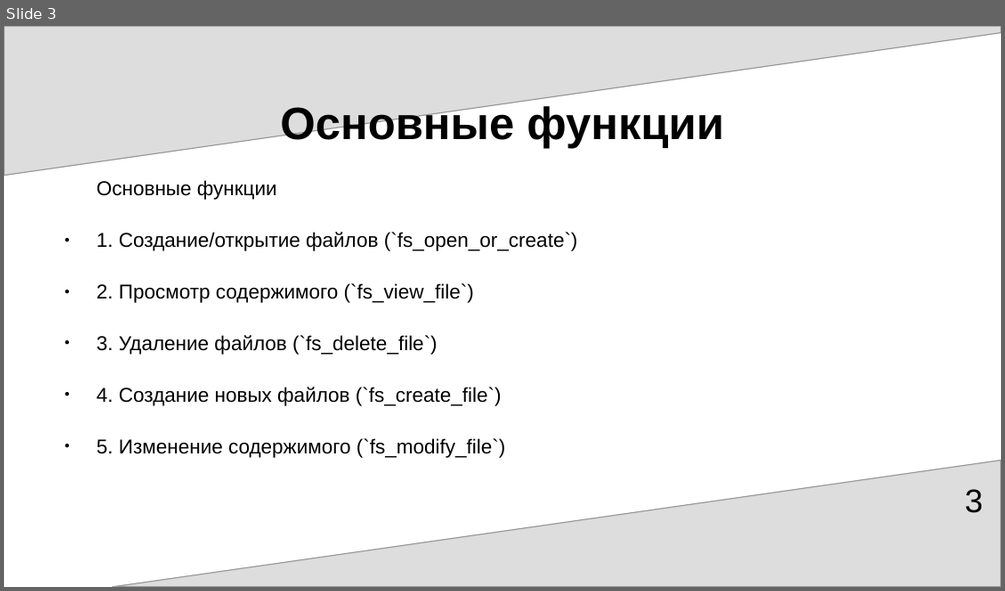
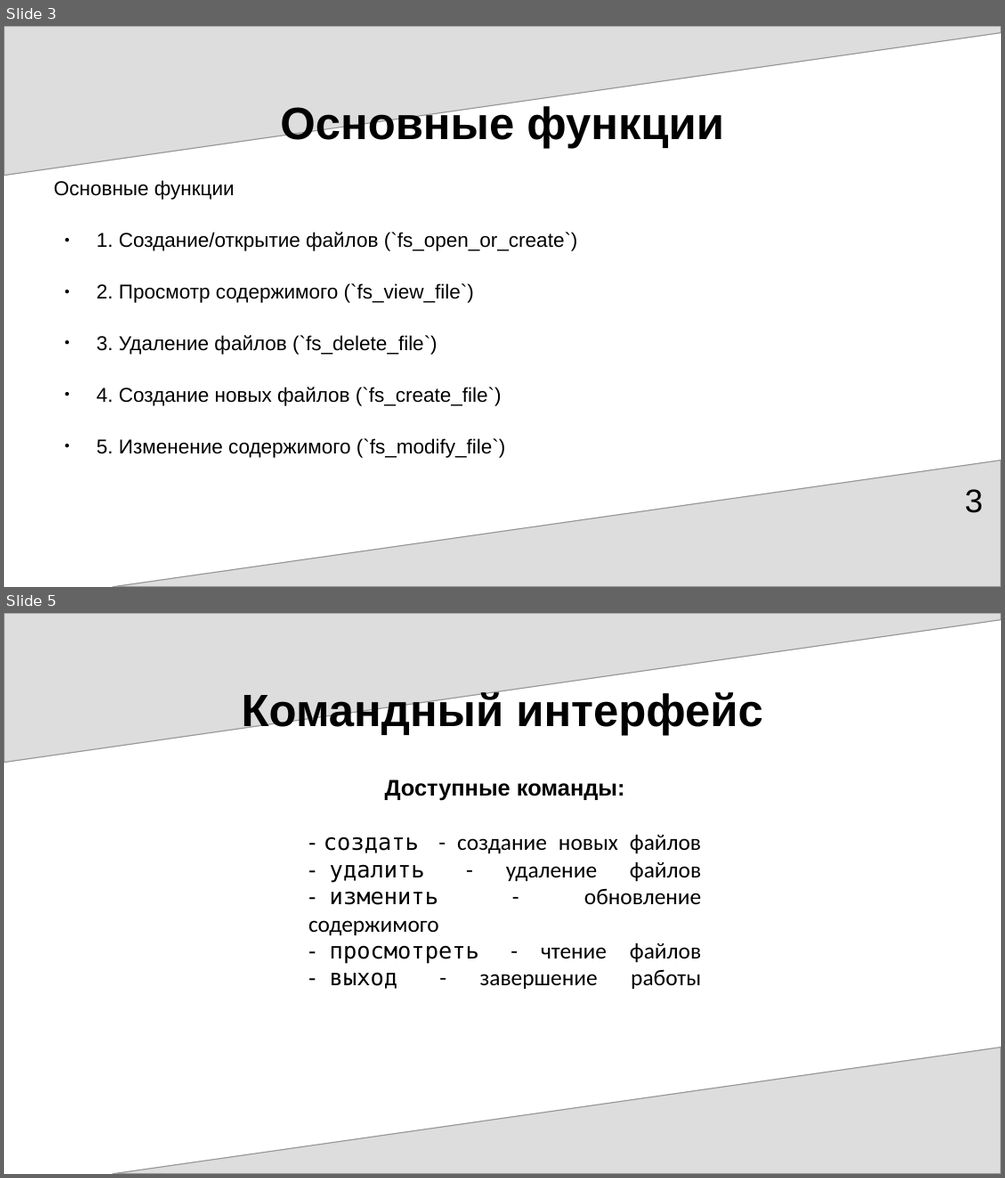
Before and after one commit to P0KAMOLODOY/Proekt, a slide deck: ifCoinFS.odp. Shown one above the other, each under a label of ours: slide 3 before the commit, slides 3 and 5 after it; the slides between them are not shown. The pictures are 1005x591 and 1005x1178 pixels, drawn with LibreOffice and Linux fonts; fonts in the diff are those of the drawing. Boxes give left, top, right and bottom in pixels: in the first picture for what was removed or moved away, otherwise in the second. Text is boxed around its words. In the diff, an @@ line names an element or a change of style, - is before the commit and + after.

```diff
--- a/ifCoinFS.odp
+++ b/ifCoinFS.odp
@@ slide 5 added at (4, 613, 1001, 1174), background #FFFFFF; not listed: 2 template elements that a slide beside it also shows @@
@@ text added at (242, 690, 762, 735), 36 pt, text #000000, bold @@
+Командный интерфейс
@@ free added at (299, 782, 711, 1036), 18 pt, text #000000 @@
+Доступные команды:
+- создать - создание новых файлов
+- удалить - удаление файлов
+- изменить - обновление содержимого
+- просмотреть - чтение файлов
+- выход - завершение работы
@@ slide 3 changed as well @@
@@ text "Основные функции" at (54, 180, 578, 458): indent changed @@
```
Also in this commit, not shown: 2 other slides changed, 2 other slides added.
